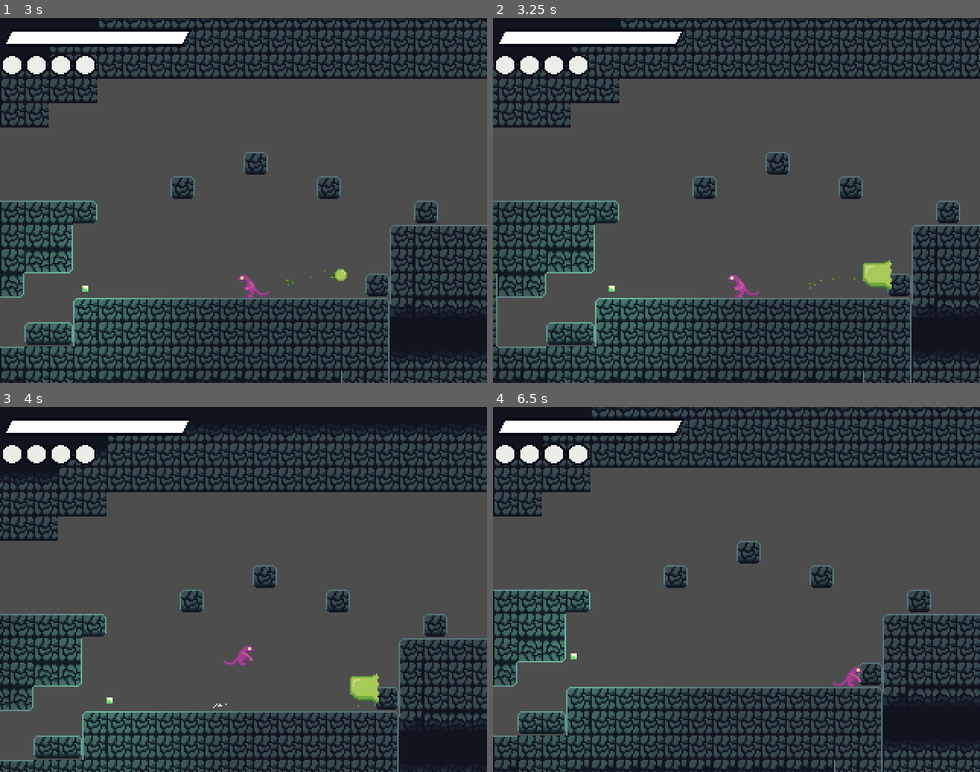
Above: before the commit, frames 1-4 (two rows, left to right).
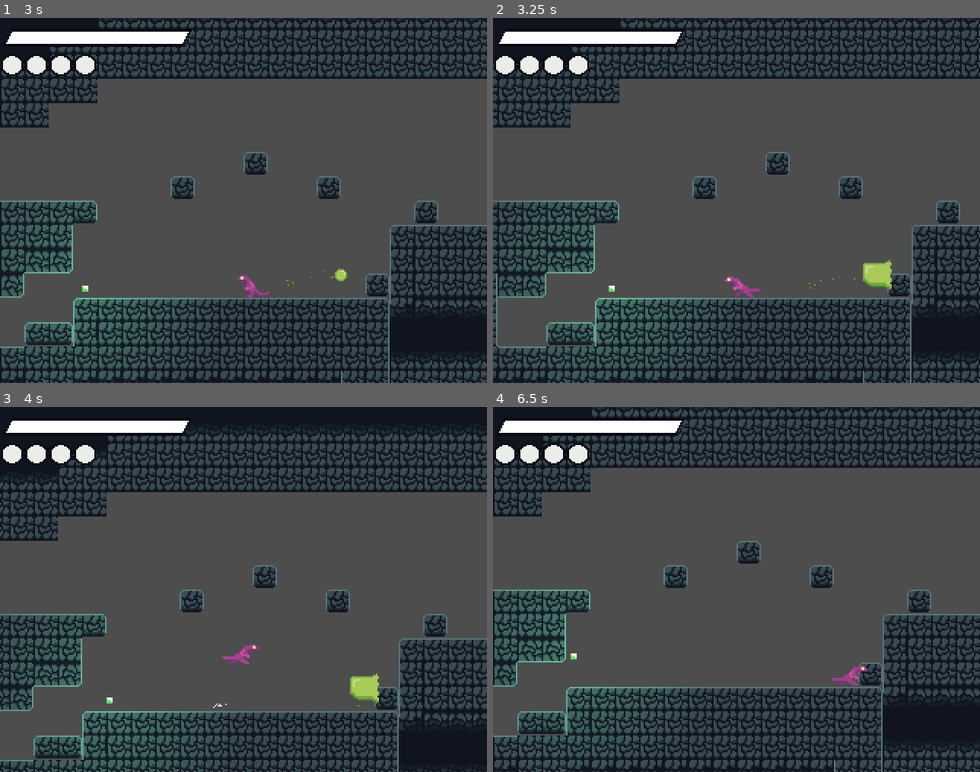
Above: after the commit, the same moments.

Repository: Liakatido/MVM19
Game: Godot game, scene res://scenes/game.tscn
Same seed, same stepped clock (60 frames per second), same inputs: the game is played once before the commit and once after it.
Inputs:
- Up to frame 1 (3 s): click "Start Game" at 0.5 s; tap Enter (ui_accept) at 1.25 s; hold X (attack) 1.28-2.03 s; hold Right (right) 1.28-2.78 s; tap Z (jump) at 1.52, 2.27 s; tap C (dash) at 2.1 s; hold Left (left) from 2.78 s (still down); hold V (spit) from 2.78 s (still down)
- Up to frame 2 (3.25 s): keep holding Left (left); keep holding V (spit)
- Up to frame 3 (4 s): release Left (left) at 3.53 s; release V (spit) at 3.53 s; hold Right (right) from 3.53 s (still down); tap X (attack) at 3.6 s; tap Z (jump) at 3.77 s
- Up to frame 4 (6.5 s): hold C (dash) 4.28-5.03 s; tap Z (jump) at 4.52, 5.27 s; release Right (right) at 5.03 s; hold Left (left) 5.03-5.78 s; tap V (spit) at 5.1 s; hold Right (right) from 5.78 s (still down); hold X (attack) from 5.78 s (still down)

Frame 1 is identical in both runs. In frame 2, 0.1% of the frame differs, in the area x 47-55%, y 70-77%; in frame 3, 0.2%, in the area x 45-54%, y 65-71%; in frame 4, 0.2%.

Commit message:
fix for spit animation

Diff:
--- a/scenes/player/player.tscn
+++ b/scenes/player/player.tscn
@@ -317,5 +317,5 @@
 [node name="AttackMarker" type="Marker2D" parent="."]
 position = Vector2(10, -7)
 
-[connection signal="animation_changed" from="AnimationPlayer" to="." method="_on_animation_player_animation_changed"]
+[connection signal="animation_finished" from="AnimationPlayer" to="." method="_on_animation_player_animation_finished"]
 [connection signal="animation_started" from="AnimationPlayer" to="." method="_on_animation_player_animation_started"]
